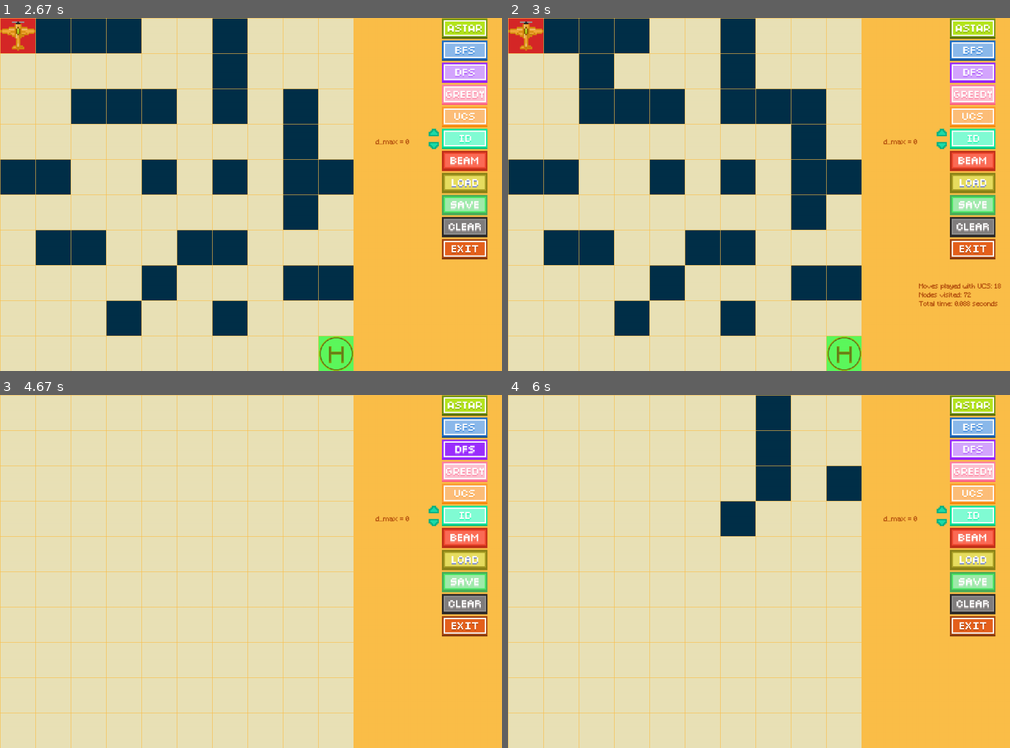
Above: before the commit, frames 1-4 (two rows, left to right).
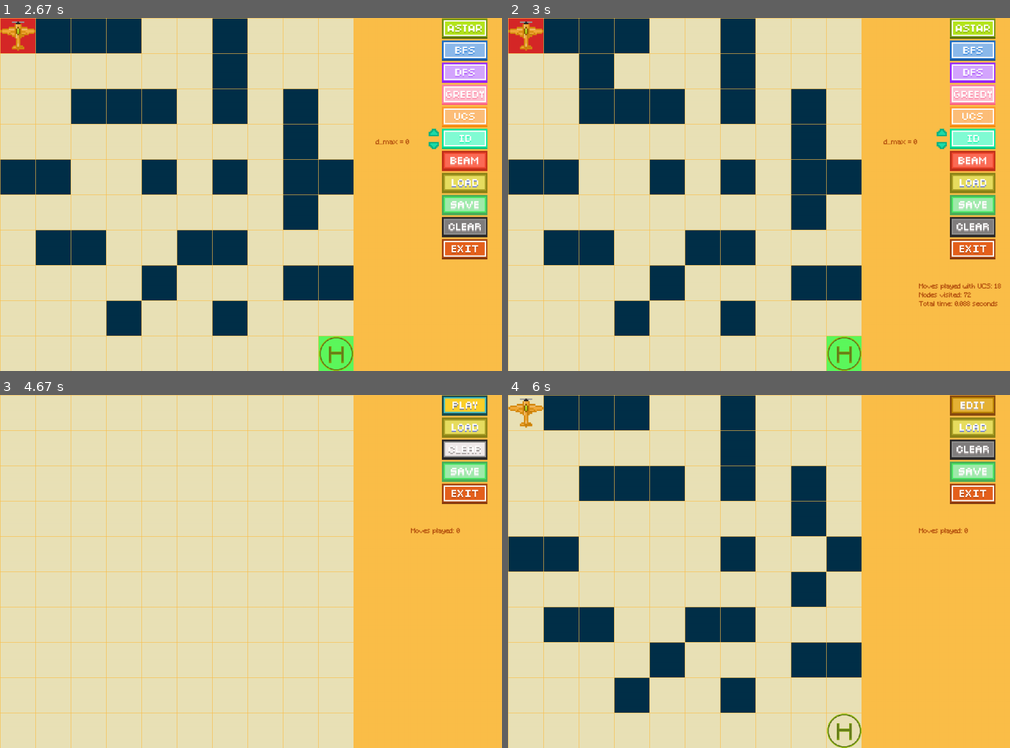
Above: after the commit, the same moments.

Repository: quoclanguyen/AI_Algo_MazePuzzle
Game: pygame game, started from main.py
Same seed, same stepped clock (60 frames per second), same inputs: the game is played once before the commit and once after it.
Inputs (mouse positions are in pixels of both pictures, inside the frame that each line leads up to):
- Up to frame 1 (2.67 s): press the mouse at (326, 296) at 0.37 s; move the mouse to (210, 219) at 0.47 s; release the mouse at (100, 141) at 0.6 s; press the mouse at (266, 32) at 0.7 s; move the mouse to (210, 49) at 0.8 s; release the mouse at (160, 67) at 0.93 s; press the mouse at (461, 116) at 1.03 s; move the mouse to (356, 123) at 1.13 s; release the mouse at (245, 134) at 1.27 s; press the mouse at (461, 138) at 1.37 s; move the mouse to (366, 102) at 1.47 s; release the mouse at (271, 67) at 1.6 s; press the mouse at (431, 134) at 1.7 s; move the mouse to (326, 106) at 1.8 s; release the mouse at (220, 81) at 1.93 s; press the mouse at (431, 145) at 2.03 s; move the mouse to (361, 162) at 2.13 s; release the mouse at (291, 180) at 2.27 s; press the mouse at (461, 183) at 2.37 s; move the mouse to (306, 173) at 2.47 s; release the mouse at (150, 166) at 2.6 s
- Up to frame 2 (3 s): press the mouse at (969, 116) at 2.7 s; move the mouse to (784, 99) at 2.8 s; release the mouse at (598, 85) at 2.93 s
- Up to frame 3 (4.67 s): press the mouse at (461, 451) at 3.03 s; move the mouse to (446, 553) at 3.13 s; release the mouse at (431, 656) at 3.27 s; press the mouse at (461, 536) at 3.37 s; move the mouse to (406, 522) at 3.47 s; release the mouse at (346, 507) at 3.6 s; press the mouse at (461, 627) at 3.7 s; move the mouse to (446, 631) at 3.8 s; release the mouse at (431, 638) at 3.93 s; press the mouse at (200, 673) at 4.03 s; move the mouse to (271, 635) at 4.13 s; release the mouse at (341, 592) at 4.27 s; press the mouse at (266, 409) at 4.37 s; move the mouse to (366, 433) at 4.47 s; release the mouse at (466, 458) at 4.6 s
- Up to frame 4 (6 s): click (969, 405) at 4.72 s; tap Up at 5 s; press the mouse at (774, 409) at 5.37 s; move the mouse to (769, 455) at 5.47 s; release the mouse at (764, 497) at 5.6 s; press the mouse at (969, 426) at 5.7 s; move the mouse to (854, 465) at 5.8 s; release the mouse at (733, 504) at 5.93 s

Frame 1 is identical in both runs. In frame 2, 0.7% of the frame differs, in the area x 49-57%, y 20-30%; in frame 3, 5.9%; in frame 4, 28%, in the area x 0-98%, y 0-100%.

Commit message:
Completed Human Game Mode

Diff:
--- a/HomeGUI.py
+++ b/HomeGUI.py
@@ -72,7 +72,8 @@
             )
             tempTk.destroy()
             return
-        MazeApp(self.size, self.width, self.height)
+        mode = "ai" if self.ai else "human"
+        MazeApp(self.size, self.width, self.height, mode)
         self.drawBackground()
     def exitButton(self):
         self.done = True
--- a/MazeAI.py
+++ b/MazeAI.py
@@ -5,6 +5,12 @@
 
 colorData = colors()
 speed = 1
+
+def abortCatch():
+    for event in pygame.event.get():
+        if event.type == pygame.KEYDOWN:
+            if event.key == pygame.K_ESCAPE:
+                return True
 
 def simulate(GUI, nei):
     cur = GUI.grid.get(*nei)
@@ -170,6 +176,8 @@
     f_score[start[0]*Grid.size + start[1]] = heuristics(start, end)
 
     while not states.empty():
+        if abortCatch():
+            return (0, 0)
         current = states.get()[2] # start point
         states_history.remove(current)
         if current == end:
@@ -201,6 +209,8 @@
     g_score[start[0] * Grid.size + start[1]] = 0
 
     while not states.empty():
+        if abortCatch():
+            return (0, 0)
         current = states.get()[2] # start point
         if current == end:
             return came_from, count
@@ -227,6 +237,8 @@
     came_from = {}
 
     while len(states) != 0:
+        if abortCatch():
+            return (0, 0)
         current = states.pop(0)[1]
         if current == end:
             came_from.pop(start)
@@ -255,6 +267,8 @@
     came_from = {}
 
     while len(states) != 0:
+        if abortCatch():
+            return (0, 0)
         current = states.pop()[1]
         if current == end:
             came_from.pop(start)
@@ -289,6 +303,8 @@
     f_score[start[0]*Grid.size + start[1]] = heuristics(start, end)
 
     while not states.empty():
+        if abortCatch():
+            return (0, 0)
         current = states.get()[2] # start point
         if current == end:
             came_from.pop(start, None)
@@ -315,8 +331,12 @@
     depth_limit = 2
     depth_limit_max = GUI.depth_limit_max
     while depth_limit <= depth_limit_max:
+        if abortCatch():
+            return (0, 0)
         states_history.clear()
         while len(states) != 0:
+            if abortCatch():
+                return (0, 0)
             current = states.pop()[1]
             depth += 1
             if current == end:
@@ -358,6 +378,8 @@
     f_score[start[0]*Grid.size + start[1]] = heuristics(start, end)
 
     while not states.empty():
+        if abortCatch():
+            return (0, 0)
         current_first = states.get()[2] # start point
         if states.qsize() < 2:
             current_second = current_first
--- a/MazeAIGUI.py
+++ b/MazeAIGUI.py
@@ -32,9 +32,6 @@
         if self.grid.hasStartPoint() and self.grid.hasGoalPoint():
             find_path_with_key(self, self.grid, algo)
 
-    def handleKeyPress(self, key):
-        if key == pygame.K_ESCAPE:
-            pygame.quit()
     def mouseInGrid(self, x, y):
         return (x < self.grid.size) and (y < self.grid.size)
 
@@ -125,9 +122,6 @@
         temp_depth -= int(bound / 5)
         if (temp_depth >= 0):
             self.depth_limit_max = temp_depth
-
-    def astarButton(self):
-        self.go("Astar")
 
     def drawButtons(self):
         btnNames = [
@@ -211,8 +205,6 @@
             for event in pygame.event.get():
                 if event.type == pygame.QUIT:
                     self.done = True
-                elif event.type == pygame.KEYDOWN:
-                    self.handleKeyPress(event.key)
                 elif pygame.mouse.get_pressed()[LEFT_MOUSE]:
                     self.handleLeftMousePress(col, row)
                 elif pygame.mouse.get_pressed()[MID_MOUSE]:
--- a/MazeApp.py
+++ b/MazeApp.py
@@ -1,13 +1,19 @@
 from MazeAIGUI import MazeAIGUI
+from MazePlayerGUI import MazePlayerGUI
 class MazeApp:
-    def __init__(self, size, width, height):
+    def __init__(self, size, width, height, mode):
         self.margin = 1
         self.width = width
         self.height = height
+        self.mode = mode
 
         self.size = size
         self.gridHeight = round((self.height - self.margin) / self.size) - self.margin
-
-        self.app = MazeAIGUI(self.width, self.height, self.margin, self.size, 'Maze Project')
-        self.app.setGridSize(self.gridHeight, self.gridHeight)
-        self.app.mainLoop()
+        if self.mode == "ai":
+            self.app = MazeAIGUI(self.width, self.height, self.margin, self.size, 'Maze Project')
+            self.app.setGridSize(self.gridHeight, self.gridHeight)
+            self.app.mainLoop()
+        else:
+            self.app = MazePlayerGUI(self.width, self.height, self.margin, self.size, 'Maze Project')
+            self.app.setGridSize(self.gridHeight, self.gridHeight)
+            self.app.mainLoop()
--- a/MazeGrid.py
+++ b/MazeGrid.py
@@ -34,6 +34,11 @@
         for x in range(self.size):
             for y in range(self.size):
                 if self.get(x, y) == self.gpath or self.get(x, y) == self.simulate:
+                    self.set(x, y, self.path)
+    def setBackPathForHuman(self):
+        for x in range(self.size):
+            for y in range(self.size):
+                if self.get(x, y) == self.start or self.get(x, y) == self.goal:
                     self.set(x, y, self.path)
     def findSGPoint(self):
         start, goal = 0, 0
--- a/MazePlayerGUI.py
+++ b/MazePlayerGUI.py
@@ -0,0 +1,264 @@
+from tkinter import Tk, messagebox
+import pygame
+from MazeGrid import MazeGrid
+from MazeAI import calcDirection
+from colors import colors
+from PygameComponents import Button
+
+colorsData = colors()
+
+class MazePlayerGUI:
+    def __init__(self, width, height, margin, size, caption):
+        self.grid = MazeGrid(size)
+        self.width = width
+        self.height = height
+        self.margin = margin
+        self.caption = caption
+        self.done = False
+        self.clock = pygame.time.Clock()
+        self.direct = "up"
+        self.edit = True
+        self.moves_played = 0
+
+    def createMainWindow(self):
+        pygame.init()
+        self.screen = pygame.display.set_mode((self.width, self.height))
+        pygame.display.set_caption(self.caption)
+        self.font = pygame.font.Font('font\Minecraft.ttf', 15)
+
+    def winNotify(self):
+        tempTk = Tk()
+        tempTk.withdraw()
+        messagebox.showinfo(
+            "Congratulations!",
+            "YOU WON"
+        )
+        tempTk.destroy()
+
+    def handleKeyPress(self, key):
+        if self.edit == True:
+            return
+        if not self.grid.hasStartPoint():
+            return
+        if not self.grid.hasGoalPoint():
+            return
+        keys = self.grid.findKeys()
+
+        start, _ = self.grid.findSGPoint()
+        if key == pygame.K_UP:
+            if self.grid.get(start[0] - 1, start[1]) == self.grid.goal and len(keys) == 0:
+                self.edit = True
+            if self.grid.get(start[0] - 1, start[1]) == self.grid.goal and len(keys) != 0:
+                return
+            if self.grid.get(start[0] - 1, start[1]) != self.grid.wall:
+                self.moves_played += 1
+                self.grid.set(*start, self.grid.path)
+                self.grid.set(start[0] - 1, start[1], self.grid.start)
+                self.direct = "up"
+                if self.edit == True:
+                    self.winNotify()
+                    return
+
+        if key == pygame.K_DOWN:
+            if self.grid.get(start[0] + 1, start[1]) == self.grid.goal and len(keys) == 0:
+                self.edit = True
+                self.winNotify()
+            if self.grid.get(start[0] + 1, start[1]) == self.grid.goal and len(keys) != 0:
+                return
+            if self.grid.get(start[0] + 1, start[1]) != self.grid.wall:
+                self.moves_played += 1
+                self.grid.set(*start, self.grid.path)
+                self.grid.set(start[0] + 1, start[1], self.grid.start)
+                self.direct = "down"
+                if self.edit == True:
+                    self.winNotify()
+                    return
+
+        if key == pygame.K_LEFT:
+            if self.grid.get(start[0], start[1] - 1) == self.grid.goal and len(keys) == 0:
+                self.edit = True
+            if self.grid.get(start[0], start[1] - 1) == self.grid.goal and len(keys) != 0:
+                return
+            if self.grid.get(start[0], start[1] - 1) != self.grid.wall:
+                self.moves_played += 1
+                self.grid.set(*start, self.grid.path)
+                self.grid.set(start[0], start[1] - 1, self.grid.start)
+                self.direct = "left"
+                if self.edit == True:
+                    self.winNotify()
+                    return
+
+        if key == pygame.K_RIGHT:
+            if self.grid.get(start[0], start[1] + 1) == self.grid.goal and len(keys) == 0:
+                self.edit = True
+            if self.grid.get(start[0], start[1] + 1) == self.grid.goal and len(keys) != 0:
+                return
+            if self.grid.get(start[0], start[1] + 1) != self.grid.wall:
+                self.moves_played += 1
+                self.grid.set(*start, self.grid.path)
+                self.grid.set(start[0], start[1] + 1, self.grid.start)
+                self.direct = "right"
+                if self.edit == True:
+                    self.winNotify()
+                    return
+
+    def mouseInGrid(self, x, y):
+        return (x < self.grid.size) and (y < self.grid.size)
+
+    def handleLeftMousePress(self, x, y):
+        # Check whether the mouse hover in the grid
+        if not self.mouseInGrid(x, y):
+            return
+        if self.edit == False:
+            return
+        # Set grid value
+        self.grid.set(x, y, self.grid.wall)
+
+    def handleRightMousePress(self, x, y):
+        # Check whether the mouse hover in the grid
+        if not self.mouseInGrid(x, y):
+            return
+        if self.edit == False:
+            return
+        # Set grid value
+        if self.grid.get(x, y) in [self.grid.start, self.grid.goal]:
+            self.grid.set(x, y, self.grid.path)
+            return
+        if not self.grid.hasStartPoint():
+            self.grid.set(x, y, self.grid.start)
+            return
+        if not self.grid.hasGoalPoint():
+            self.grid.set(x, y, self.grid.goal)
+            return
+        self.grid.set(x, y, self.grid.path)
+
+    def handleMiddleMousePress(self, x, y):
+        if self.edit == False:
+            return
+        # Check whether the mouse hover in the grid
+        if not self.mouseInGrid(x, y):
+            return
+        # Set grid value
+        self.grid.set(x, y, self.grid.key)
+
+    def drawGrid(self):
+        playerImg = pygame.image.load("./images/player_{}.png".format(self.direct)).convert_alpha()
+        playerImg = pygame.transform.scale(playerImg, (self.grid.width, self.grid.height))
+        goalImg = pygame.image.load("./images/goal.png").convert_alpha()
+        goalImg = pygame.transform.scale(goalImg, (self.grid.width, self.grid.height))
+        keyImg = pygame.image.load("./images/key.png").convert_alpha()
+        keyImg = pygame.transform.scale(keyImg, (self.grid.width, self.grid.height))
+        for row in range(self.grid.size):
+            for col in range(self.grid.size):
+                colorID = self.grid.get(row, col)
+                color = colorsData.gridColors[colorID]
+                rect = [
+                    self.margin + (self.margin + self.grid.width) * col,
+                    self.margin + (self.margin + self.grid.height) * row,
+                    self.grid.width,
+                    self.grid.height
+                ]
+                if colorID == self.grid.gpath:
+                    continue
+                if colorID == self.grid.start:
+                    self.screen.blit(playerImg, rect)
+                    continue
+                if colorID == self.grid.goal:
+                    self.screen.blit(goalImg, rect)
+                    continue
+                if colorID == self.grid.key:
+                    self.screen.blit(keyImg, rect)
+                    continue
+                pygame.draw.rect(self.screen, color, rect)
+        pygame.display.flip()
+
+    def drawBackground(self):
+        self.screen.fill(colorsData.bgColor)
+
+    def setGridSize(self, gwidth, gheight):
+        self.grid.width, self.grid.height = gwidth, gheight
+
+    def enableEdit(self):
+        self.edit = not self.edit
+        self.moves_played = 0
+        pygame.time.delay(100)
+
+    def drawButtons(self):
+        btnNames = [
+            "./images/Play.png",
+            "./images/Load.png",
+            "./images/Clear.png",
+            "./images/Save.png",
+            "./images/Exit.png",
+        ]
+        self.buttons = {}
+        for i in range(len(btnNames)):
+            algo = btnNames[i].split("/")[-1].split(".")[0]
+            self.buttons[algo] = Button(
+                self.width - 400/2,
+                self.margin + 50 * i,
+                btnNames[i],
+                0.37
+            )
+        if self.edit == True:
+            self.buttons["Play"].draw(self.screen, self.enableEdit)
+        else:
+            self.buttons["Edit"] = Button(
+                self.buttons["Play"].rect.x,
+                self.buttons["Play"].rect.y,
+                "./images/Edit.png",
+                0.37
+            )
+            self.buttons["Edit"].draw(self.screen, self.enableEdit)
+        self.buttons["Load"].draw(self.screen, lambda: self.grid.load('.\maze\{}\defaultMaze.txt'.format(self.grid.size)))
+        self.buttons["Clear"].draw(self.screen, lambda: self.grid.fillPath())
+        self.buttons["Save"].draw(self.screen, lambda: self.grid.save('.\maze\{}\savedMaze.txt'.format(self.grid.size)))
+        self.buttons["Exit"].draw(self.screen, self.stop)
+        rect = self.buttons["Exit"].rect
+        infoX = rect.x - 70
+        infoY = rect.y + 100
+        rect = [
+            infoX,
+            infoY,
+            1000,
+            100
+        ]
+        pygame.draw.rect(self.screen, colorsData.bgColor, rect)
+        infoMove = self.font.render(
+            "Moves played: {}".format(self.moves_played),
+            True,
+            colorsData.darkerPath
+        )
+        self.screen.blit(
+            infoMove,
+            (infoX, infoY))
+
+    def stop(self):
+        self.done = True
+    def mainLoop(self):
+        self.createMainWindow()
+        self.drawBackground()
+        self.grid.fillPath()
+        LEFT_MOUSE = 0
+        MID_MOUSE = 1
+        RIGHT_MOUSE = 2
+
+        while not self.done:
+            mousePos = pygame.mouse.get_pos()
+            row = mousePos[0] // (self.grid.height + self.margin)
+            col = mousePos[1] // (self.grid.width + self.margin)
+            for event in pygame.event.get():
+                if event.type == pygame.QUIT:
+                    self.done = True
+                elif event.type == pygame.KEYDOWN:
+                    self.handleKeyPress(event.key)
+                elif pygame.mouse.get_pressed()[LEFT_MOUSE]:
+                    self.handleLeftMousePress(col, row)
+                elif pygame.mouse.get_pressed()[MID_MOUSE]:
+                    self.handleMiddleMousePress(col, row)
+                elif pygame.mouse.get_pressed()[RIGHT_MOUSE]:
+                    self.handleRightMousePress(col, row)
+            self.drawButtons()
+            self.drawGrid()
+            self.clock.tick(60)
+        self.drawBackground()
Binary file added: images/Edit.png
Binary file added: images/Edit_disabled.png
Binary file added: images/Edit_disabled_pressed.png
Binary file added: images/Edit_pressed.png
Binary file added: images/Play.png
Binary file added: images/Play_pressed.png
